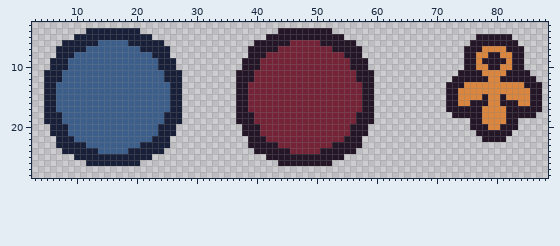
Pixel-art file -- sprites/trinkets.aseprite. The picture above was drawn from the file before the commit.
96x32 pixels, 1 frame. Shown: x 3..88, y 3..28.
New version:
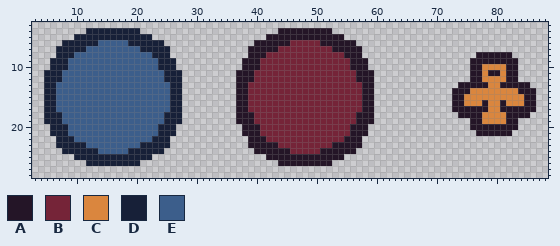
Palette (. is transparent): A #241527  B #752438  C #da863e  D #172038  E #3c5e8b
Log entry: Make Faith Trinket Smaller
Difference:
y 5: x 77..82 AAAAAA -> ......
y 6: x 76..83 AAAAAAAA -> ........
y 7: x 75..84 AAACCCCAAA -> ..........
y 8: x 75..78 AACC -> ..AA; x 81..84 CCAA -> AA..
y 9: x 75 A -> .; x 77 C -> A; x 82 C -> A; x 84 A -> .
y 10: x 75 A -> .; x 77 C -> A; x 79..80 AA -> CC; x 82 C -> A; x 84 A -> .
y 11: x 74..75 AA -> ..; x 79..80 CC -> AA; x 84..85 AA -> ..
y 12: x 73..75 AAA -> ...; x 78 A -> C; x 81 A -> C; x 84..86 AAA -> ...
y 13: x 72..73 AA -> ..; x 75..78 CCCC -> AAAA; x 81..84 CCCC -> AAAA; x 86..87 AA -> ..
y 14: x 72 A -> .; x 74..75 CC -> AA; x 84..85 CC -> AA; x 87 A -> .
y 15: x 72 A -> .; x 74 C -> A; x 78 A -> C; x 81 A -> C; x 85 C -> A; x 87 A -> .
y 16: x 72 A -> .; x 74 C -> A; x 76..77 AA -> CC; x 82..83 AA -> CC; x 85 C -> A; x 87 A -> .
y 17: x 72 A -> .; x 78 C -> A; x 81 C -> A; x 87 A -> .
y 18: x 73 A -> .; x 86 A -> .
y 20: x 79..80 CC -> AA
y 22: x 78..81 AAAA -> ....
Where, in picture pixels (left, top, right, bottom), the same in both pictures:
changed: (446, 34, 542, 142)
